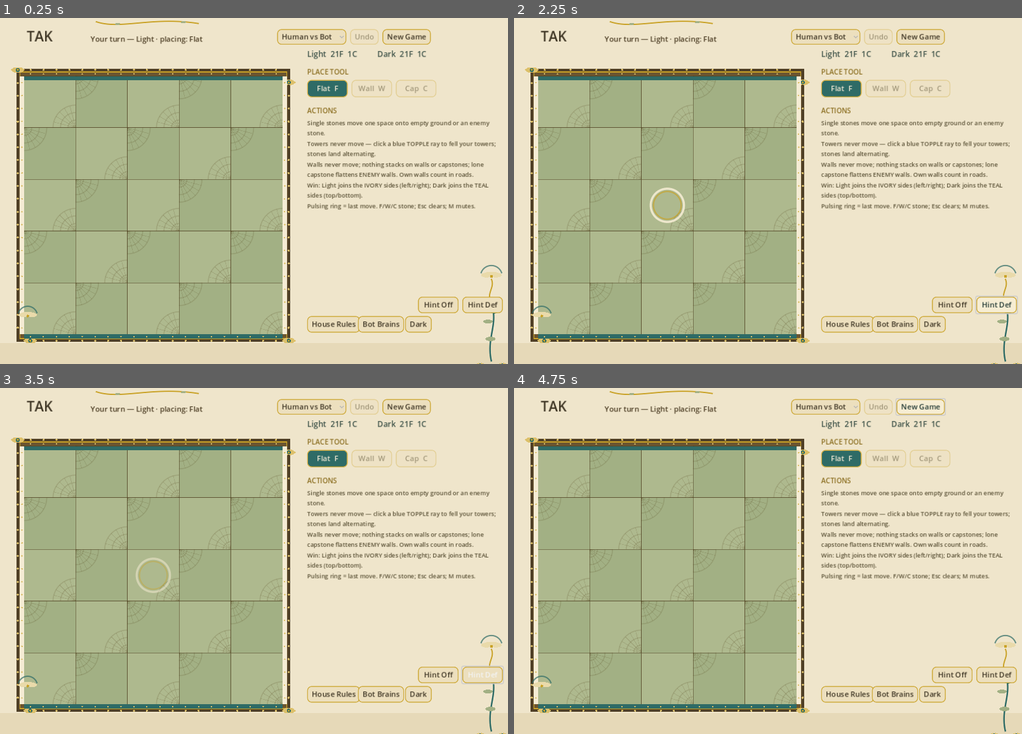
Above: before the commit, frames 1-4 (two rows, left to right).
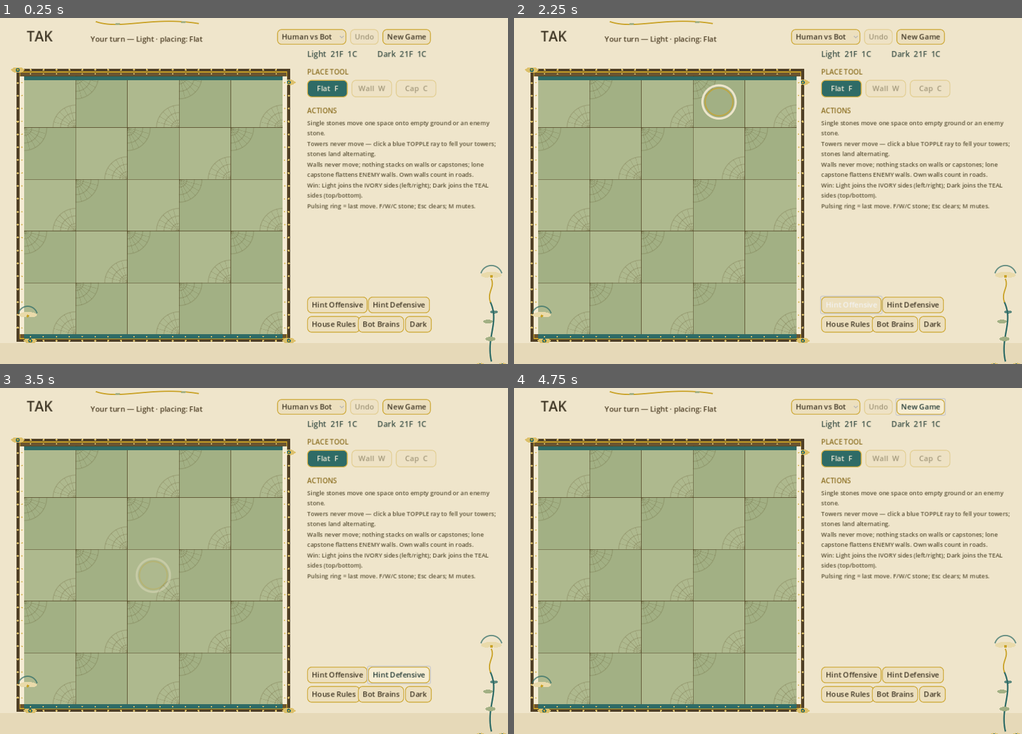
Above: after the commit, the same moments.

Repository: orbitmechanic/tak
Game: Godot game, scene res://scenes/Main.tscn
The game is run twice, just before and just after one commit, with the same random seed, the same clock (stepped at 60 frames per second) and the same inputs.
Inputs (mouse positions are in pixels of both pictures, inside the frame that each line leads up to):
- Up to frame 1 (0.25 s): no input
- Up to frame 2 (2.25 s): click (950, 305) at 0.5 s, where only the run before the commit has a clickable "Hint Off"; click (849, 305) at 1.25 s, where only the run after the commit has a clickable "Hint Offensive"; click (996, 305) at 2 s, where only the run before the commit has a clickable "Hint Def"
- Up to frame 3 (3.5 s): click (401, 675) at 2.75 s, where only the run after the commit has a clickable "Hint Defensive"
- Up to frame 4 (4.75 s): click "New Game" at 3.5 s; click "New Game" at 4.25 s

The runs differ from the first frame. In frame 1, 0.7% of the frame differs, in the area x 60-99%, y 80-86%; in frame 2, 1.1%, in the area x 26-100%, y 19-86%; in frame 3, 0.7%; in frame 4, 0.7%.

Commit message:
Rename hint buttons to Hint Offensive/Hint Defensive and left-justify the hint row

Diff:
--- a/scripts/main.gd
+++ b/scripts/main.gd
@@ -685,9 +685,9 @@
 	house_list_label = _add_label("", Vector2(665, 396), Vector2(425, 40), 13, "heading")
 	house_note_label = _add_label("Rules marked * are house rules (House Rules button).", Vector2(665, 428), Vector2(425, 30), 12, "help")
 	house_note_label.visible = false
-	hint_off_button = _add_button("Hint Off", Vector2(905, 604), Vector2(88, 36))
+	hint_off_button = _add_button("Hint Offensive", Vector2(665, 604), Vector2(124, 36))
 	hint_off_button.pressed.connect(_request_hint.bind(false))
-	hint_def_button = _add_button("Hint Def", Vector2(1001, 604), Vector2(88, 36))
+	hint_def_button = _add_button("Hint Defensive", Vector2(797, 604), Vector2(126, 36))
 	hint_def_button.pressed.connect(_request_hint.bind(true))
 	var house: Button = _add_button("House Rules", Vector2(665, 646), Vector2(104, 36))
 	house.pressed.connect(_toggle_rule_popup)
